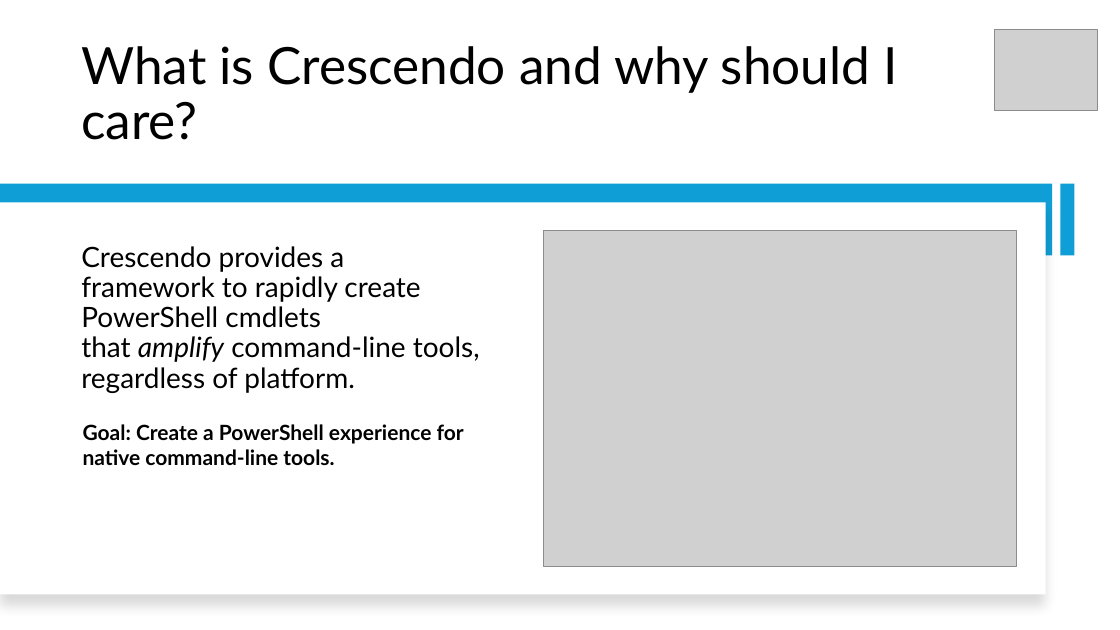
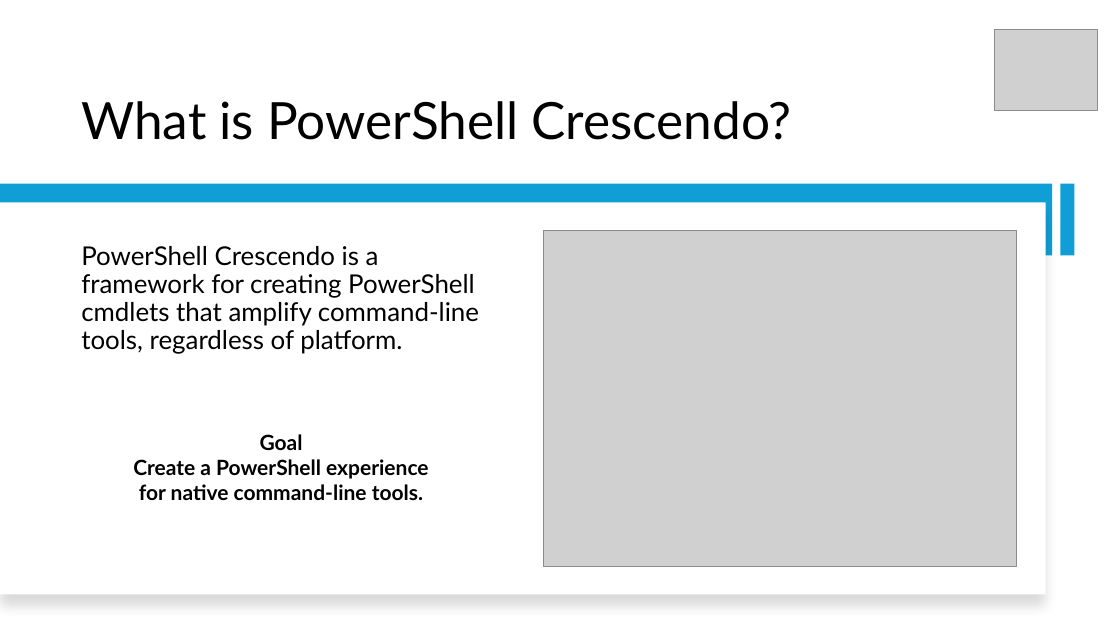
Before and after one commit to sdwheeler/seanonit, a slide deck: slide 2 of pptfiles/CrescendoV2.pptx. Drawn at 1120x630 pixels with LibreOffice and Linux fonts; fonts in the diff are those of the drawing; grey boxes stand for pictures. Boxes give left, top, right and bottom in pixels: in the first picture for what was removed or moved away, otherwise in the second. Text is boxed around its words. In the diff, an @@ line names an element or a change of style, - is before the commit and + after.

Commit message:
Update Crescendo presentation

```diff
--- a/pptfiles/CrescendoV2.pptx
+++ b/pptfiles/CrescendoV2.pptx
@@ title at [81, 101, 792, 140]: text changed @@
-What is Crescendo and why should I care?
+What is PowerShell Crescendo?
@@ text at [81, 246, 479, 354]: text changed; size 24 to 22.2 pt @@
-Crescendo provides a framework to rapidly create PowerShell cmdlets that amplify command-line tools, regardless of platform.
+PowerShell Crescendo is a framework for creating PowerShell cmdlets that amplify command-line tools, regardless of platform.
@@ text at [133, 434, 429, 500]: text changed @@
-Goal: Create a PowerShell experience for native command-line tools.
+Goal
+Create a PowerShell experience for native command-line tools.
```
Also in this commit, not shown: 5 other slides changed, 2 slides added, 1 slide removed, 43 other files.
